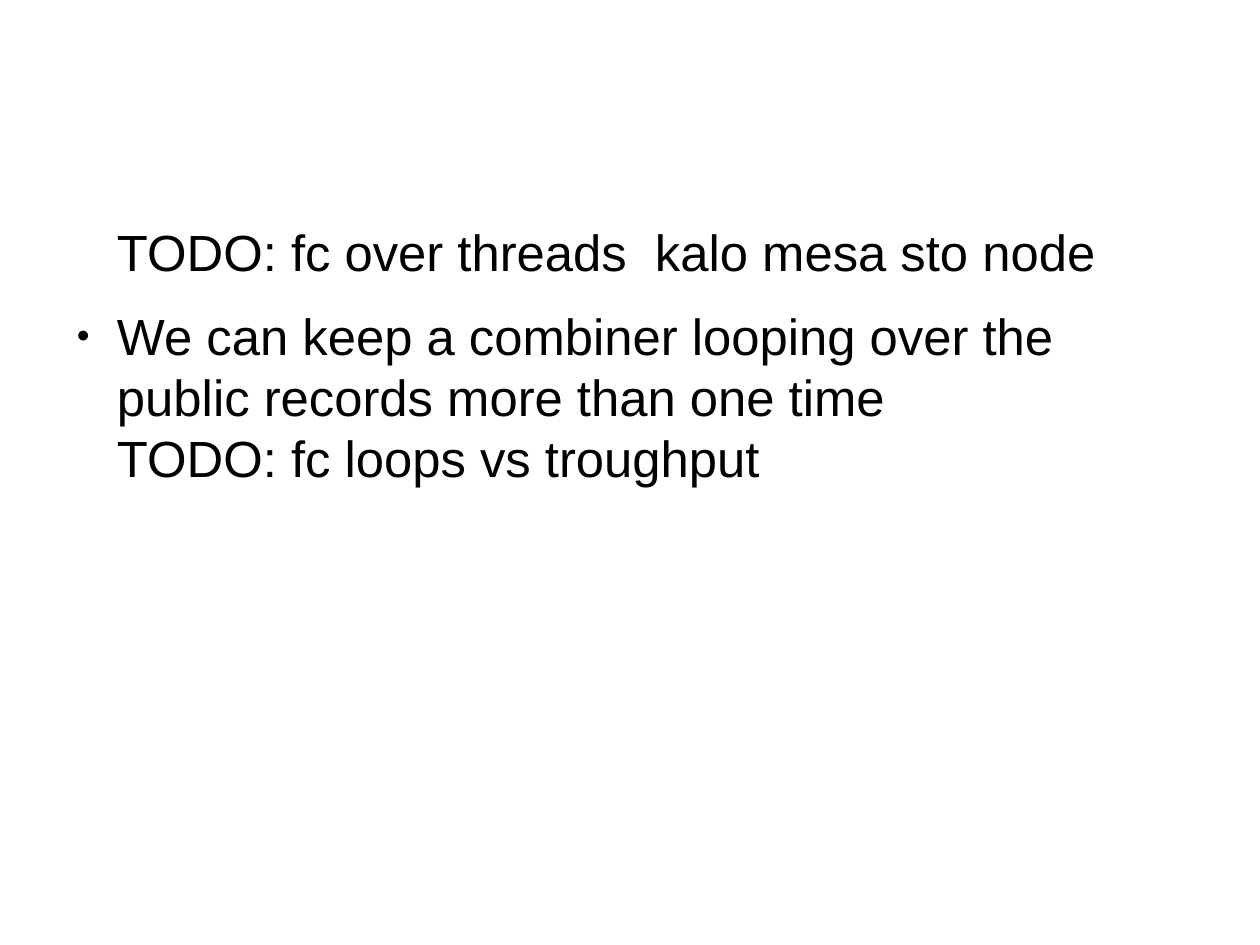
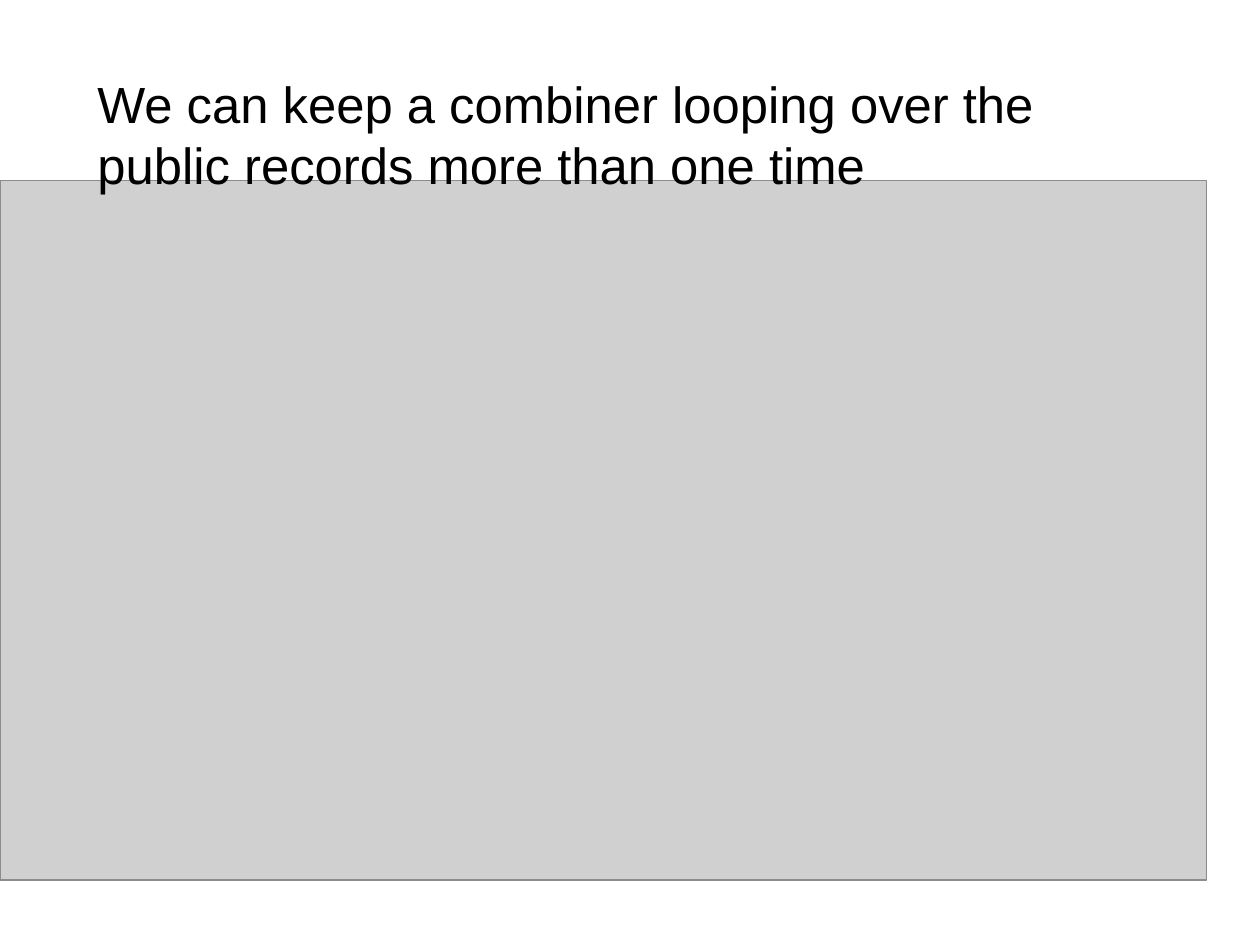
Before and after one commit to mpastyl/my_thesis, a slide deck: slide 42 of presentation.odp (slide 36 before the commit). Drawn at 1260x945 pixels with LibreOffice and Linux fonts; fonts in the diff are those of the drawing; grey boxes stand for pictures. Boxes give left, top, right and bottom in pixels: in the first picture for what was removed or moved away, otherwise in the second. Text is boxed around its words. In the diff, an @@ line names an element or a change of style, - is before the commit and + after.

```diff
--- a/presentation.odp
+++ b/presentation.odp
@@ text at bbox=[97, 86, 1034, 194]: text changed @@
-TODO: fc over threads kalo mesa sto node
-● We can keep a combiner looping over the public records more than one time
-  TODO: fc loops vs troughput
+We can keep a combiner looping over the public records more than one time
@@ picture added at bbox=[0, 181, 1207, 880] @@
```
Also in this commit, not shown: 6 other slides changed, 10 slides added, 3 slides removed.
